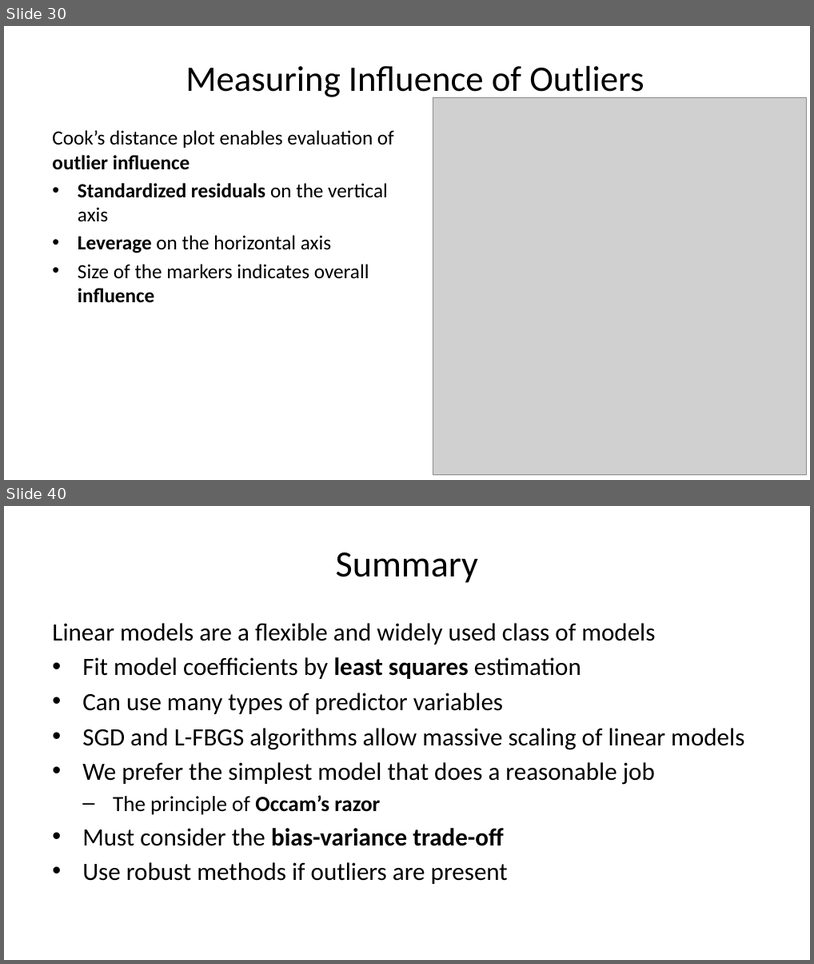
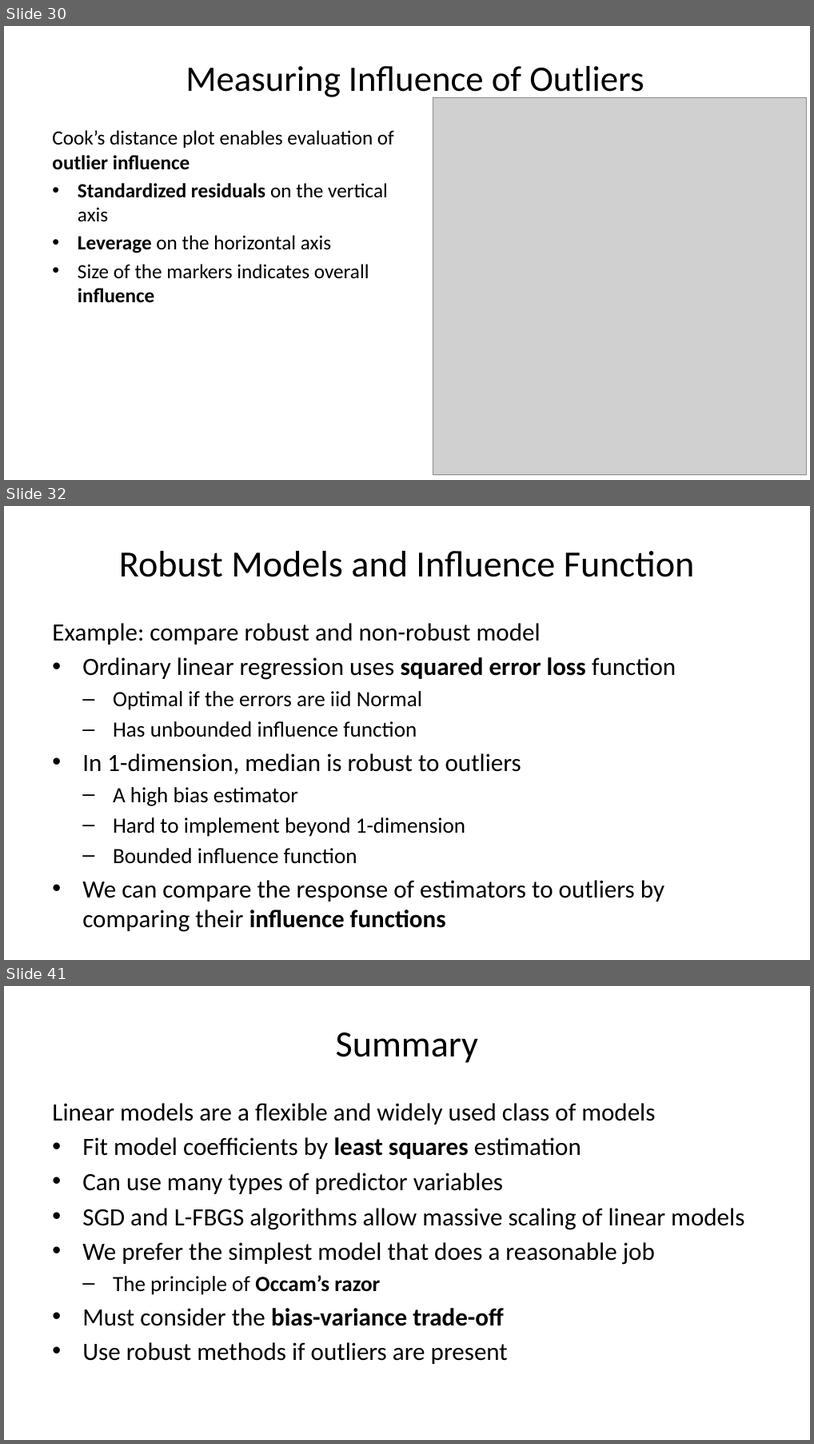
Before and after one commit to StephenElston/CSCI-E-83, a slide deck: LectureSlides/10b_ModelsFor OutliersAndOverdispersion.pptx. Shown one above the other, each under a label of ours: slides 30 and 40 before the commit, slides 30, 32 and 41 after it; the slides between them are not shown. The pictures are 814x964 and 814x1444 pixels, drawn with LibreOffice and Linux fonts; fonts in the diff are those of the drawing; grey boxes stand for pictures. Boxes give left, top, right and bottom in pixels: in the first picture for what was removed or moved away, otherwise in the second. Text is boxed around its words. In the diff, an @@ line names an element or a change of style, - is before the commit and + after.

```diff
--- a/LectureSlides/10b_ModelsFor OutliersAndOverdispersion.pptx
+++ b/LectureSlides/10b_ModelsFor OutliersAndOverdispersion.pptx
@@ slide 32 added at <box>4,506,810,960</box>, background #FFFFFF @@
@@ title added at <box>119,551,695,577</box>, 33 pt, text #000000 @@
+Robust Models and Influence Function
@@ text added at <box>52,623,676,901</box>, 22.2 pt, text #000000 @@
+Example: compare robust and non-robust model
+• Ordinary linear regression uses squared error loss function
+  – Optimal if the errors are iid Normal
+  – Has unbounded influence function
+• In 1-dimension, median is robust to outliers
+  – A high bias estimator
+  – Hard to implement beyond 1-dimension
+  – Bounded influence function
+• We can compare the response of estimators to outliers by comparing their influence functions
@@ what was slide 40 is now slide 41 @@
```
Also in this commit, not shown: 8 slides changed, 1 other slide added, 1 slide removed, 1 other file.
